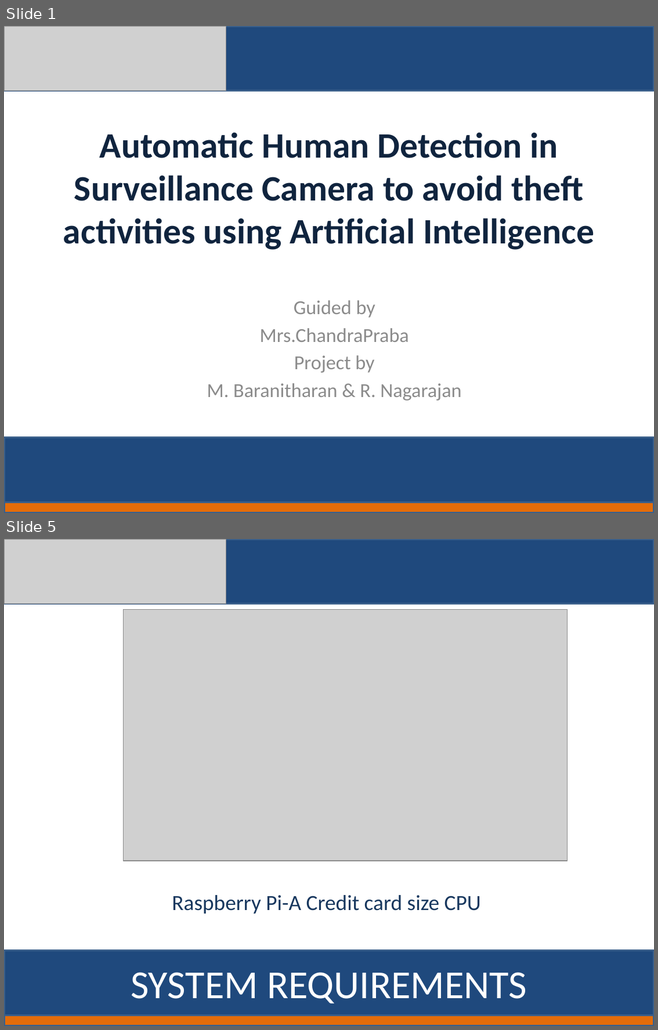
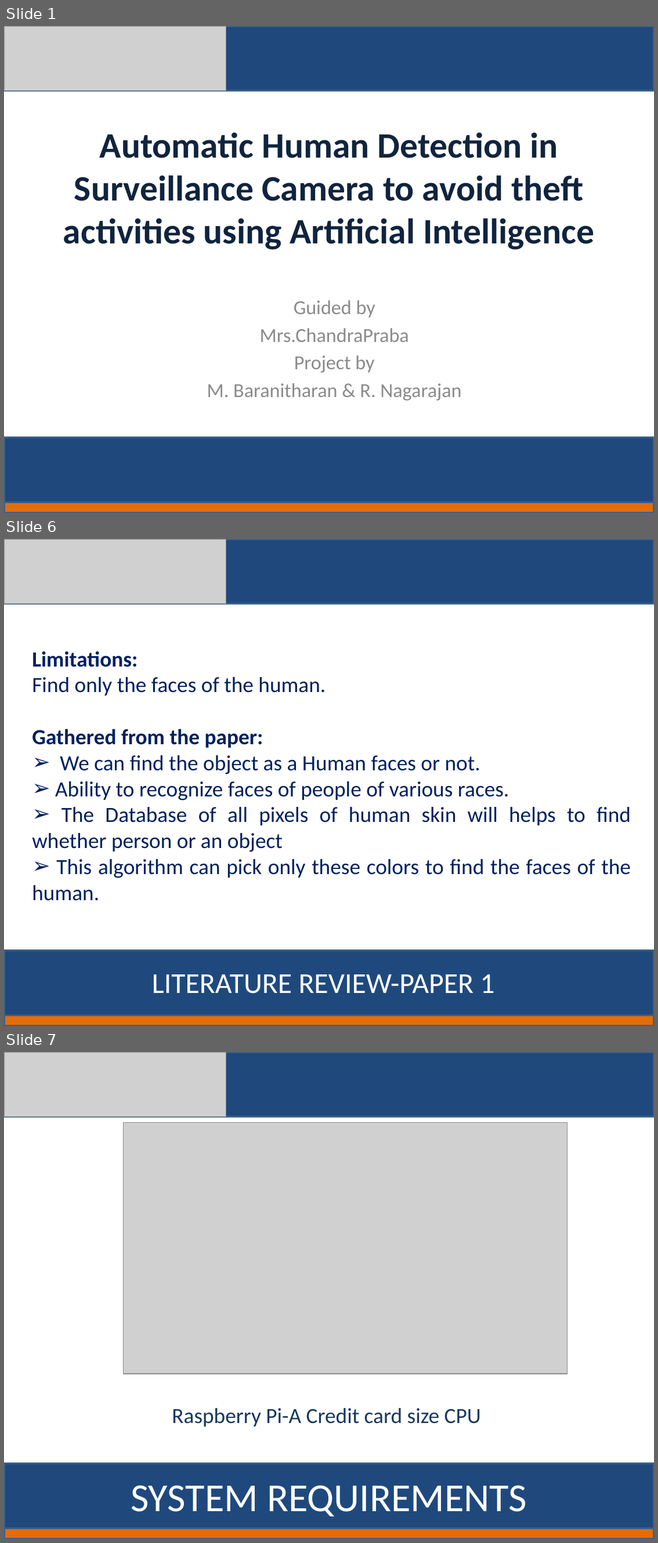
Before and after one commit to baranitharan2020/Third-eye, a slide deck: First Review.pptx. Shown one above the other, each under a label of ours: slides 1 and 5 before the commit, slides 1, 6 and 7 after it; the slides between them are not shown. The pictures are 658x1030 and 658x1543 pixels, drawn with LibreOffice and Linux fonts; fonts in the diff are those of the drawing; grey boxes stand for pictures. Boxes give left, top, right and bottom in pixels: in the first picture for what was removed or moved away, otherwise in the second. Text is boxed around its words. In the diff, an @@ line names an element or a change of style, - is before the commit and + after.

```diff
--- a/First Review.pptx
+++ b/First Review.pptx
@@ slide 6 added at [4, 539, 654, 1026], background #FFFFFF @@
@@ rectangle added at [4, 539, 654, 604], fill #1F497D, outline #3A5F8C 2 pt @@
@@ picture added at [4, 539, 226, 604] @@
@@ text added at [32, 651, 630, 901], 24 pt, text #002060 @@
+Limitations:
+Find only the faces of the human.
+Gathered from the paper:
+➢ We can find the object as a Human faces or not.
+➢ Ability to recognize faces of people of various races.
+➢ The Database of all pixels of human skin will helps to find whether person or an object
+➢ This algorithm can pick only these colors to find the faces of the human.
@@ rectangle added at [4, 950, 654, 1015], fill #1F497D, outline #3A5F8C 2 pt @@
@@ text added at [152, 975, 494, 994], 32 pt, text #FFFFFF @@
+LITERATURE REVIEW-PAPER 1
@@ rectangle added at [4, 1015, 654, 1026], fill #E46C0A, outline #3A5F8C 2 pt @@
@@ what was slide 5 is now slide 7 @@
```
Also in this commit, not shown: 6 slides changed, 5 other slides added, 1 slide removed.
